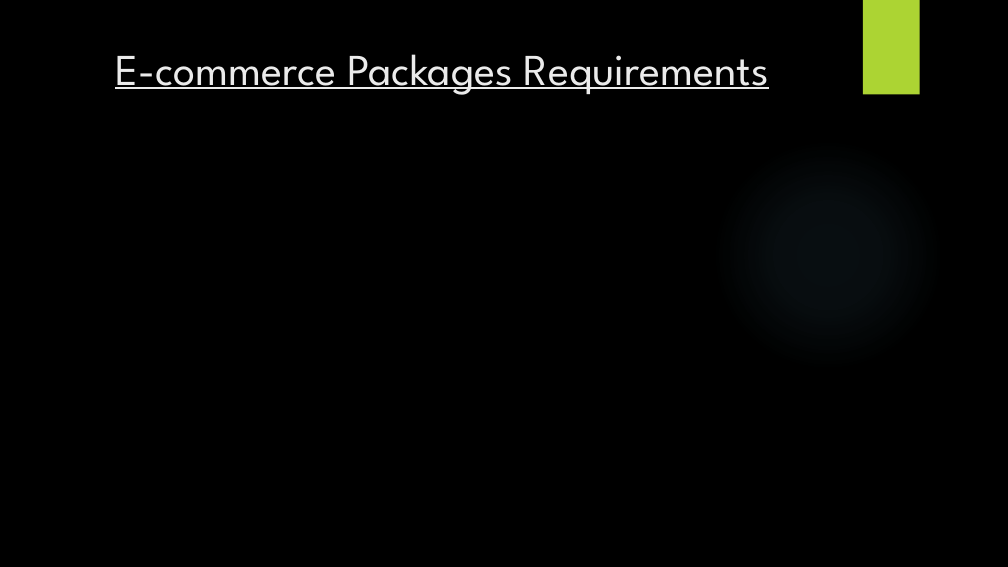
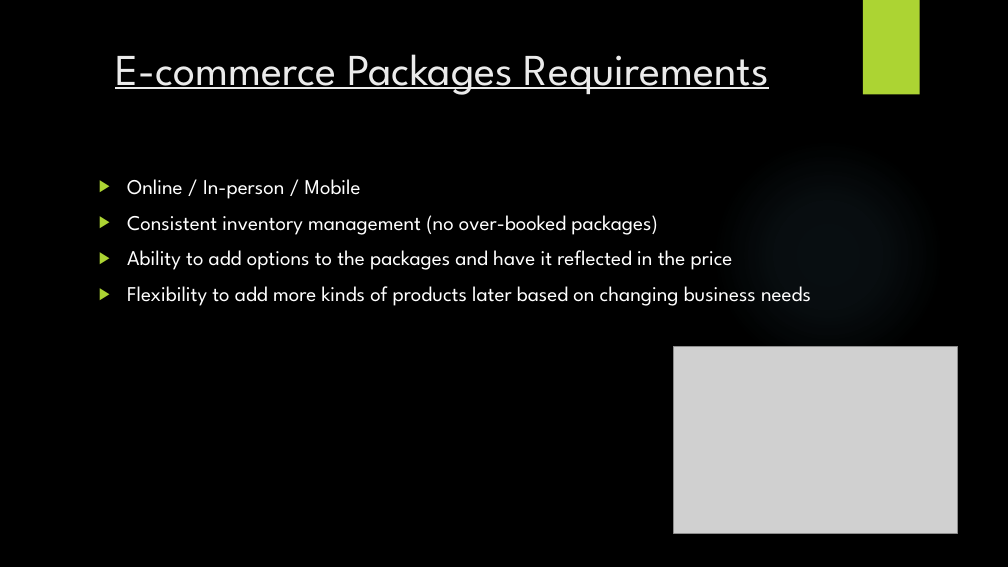
Before and after one commit to SAIT-OOSD-Team4/Group-Project, a slide deck: slide 12 of km3/KM3.pptx. Drawn at 1008x567 pixels with LibreOffice and Linux fonts; fonts in the diff are those of the drawing; grey boxes stand for pictures; background and template pictures are left out. Boxes give left, top, right and bottom in pixels: in the first picture for what was removed or moved away, otherwise in the second. Text is boxed around its words. In the diff, an @@ line names an element or a change of style, - is before the commit and + after.

```diff
--- a/km3/KM3.pptx
+++ b/km3/KM3.pptx
@@ text added at [127, 179, 811, 306], 20 pt, text #FFFFFF @@
+▶ Online / In-person / Mobile
+▶ Consistent inventory management (no over-booked packages)
+▶ Ability to add options to the packages and have it reflected in the price
+▶ Flexibility to add more kinds of products later based on changing business needs
@@ picture added at [674, 346, 957, 533] @@
```
Also in this commit, not shown: 3 other slides changed, 6 slides added, 2 slides removed.
